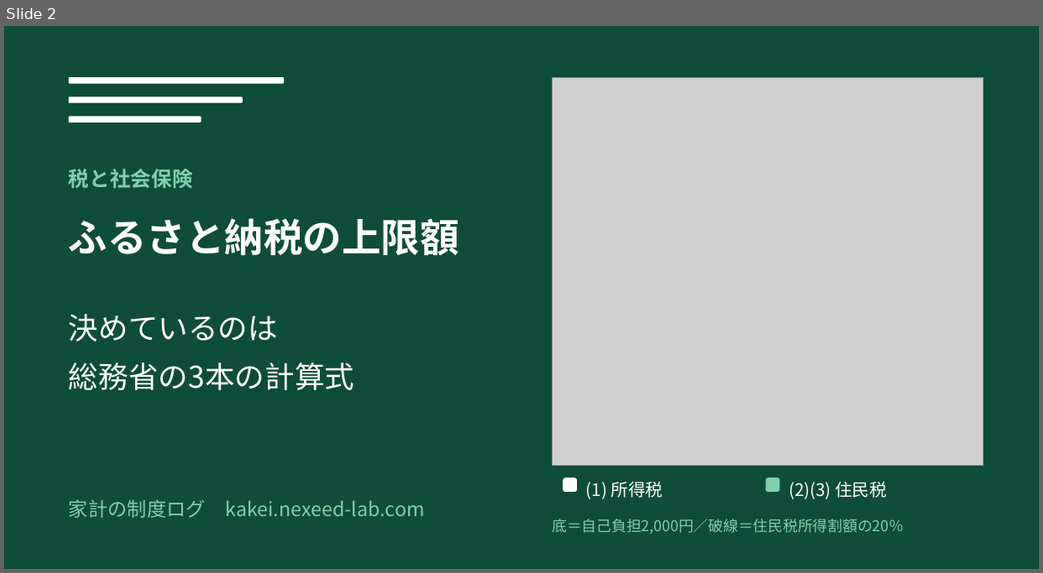
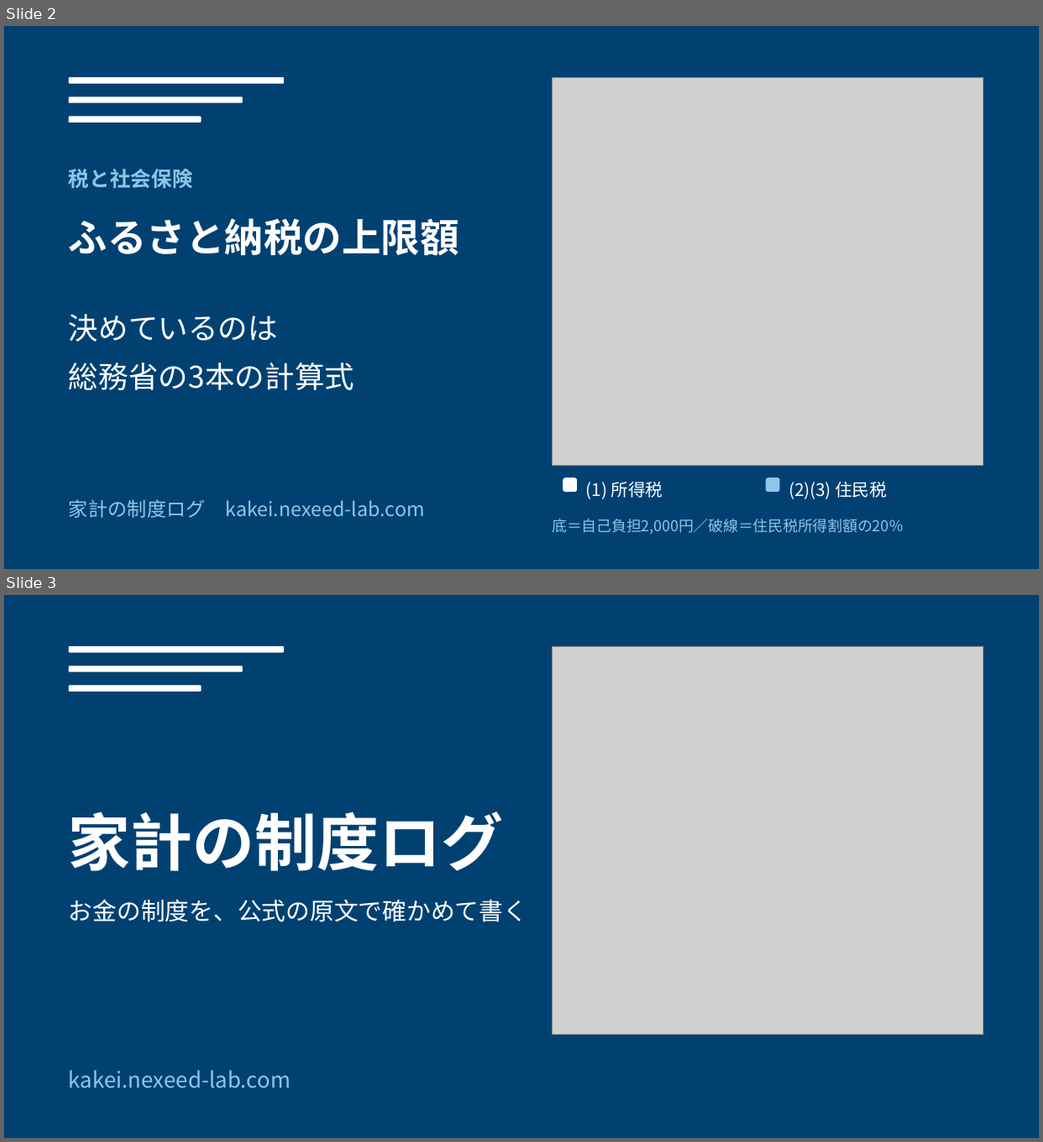
Before and after one commit to oshima0627/kakei, a slide deck: tools/article-images/article-images.pptx. Shown one above the other, each under a label of ours: slide 2 before the commit, slides 2 and 3 after it. The pictures are 1043x573 and 1043x1142 pixels, drawn with LibreOffice and Linux fonts; fonts in the diff are those of the drawing; grey boxes stand for pictures. Boxes give left, top, right and bottom in pixels: in the first picture for what was removed or moved away, otherwise in the second. Text is boxed around its words. In the diff, an @@ line names an element or a change of style, - is before the commit and + after.

```diff
--- a/tools/article-images/article-images.pptx
+++ b/tools/article-images/article-images.pptx
@@ slide 3 added at (x1=4, y1=595, x2=1039, y2=1138), background #014172 @@
@@ rounded rectangle added at (x1=69, y1=646, x2=284, y2=652), fill #FFFFFF @@
@@ rounded rectangle added at (x1=69, y1=666, x2=243, y2=671), fill #FFFFFF @@
@@ picture added at (x1=552, y1=646, x2=983, y2=1034) @@
@@ rounded rectangle added at (x1=69, y1=685, x2=201, y2=691), fill #FFFFFF @@
@@ text added at (x1=69, y1=812, x2=503, y2=871), 54 pt, text #FFFFFF, bold @@
+家計の制度ログ
@@ text added at (x1=69, y1=899, x2=527, y2=923), 21 pt, text #FFFFFF @@
+お金の制度を、公式の原文で確かめて書く
@@ text added at (x1=69, y1=1070, x2=290, y2=1089), 19 pt, text #8EC5E8 @@
+kakei.nexeed-lab.com
@@ slide 2 changed as well @@
@@ background #0F4C3A to #014172 @@
@@ rounded rectangle at (x1=766, y1=478, x2=780, y2=492): fill #7FD1AE to #8EC5E8 @@
@@ text colour #7FD1AE to #8EC5E8 in 3 elements at (x1=69, y1=169, x2=193, y2=188), (x1=69, y1=500, x2=424, y2=518), (x1=552, y1=519, x2=904, y2=534) @@
```
Also in this commit, not shown: 1 other slide changed, 10 other files.
